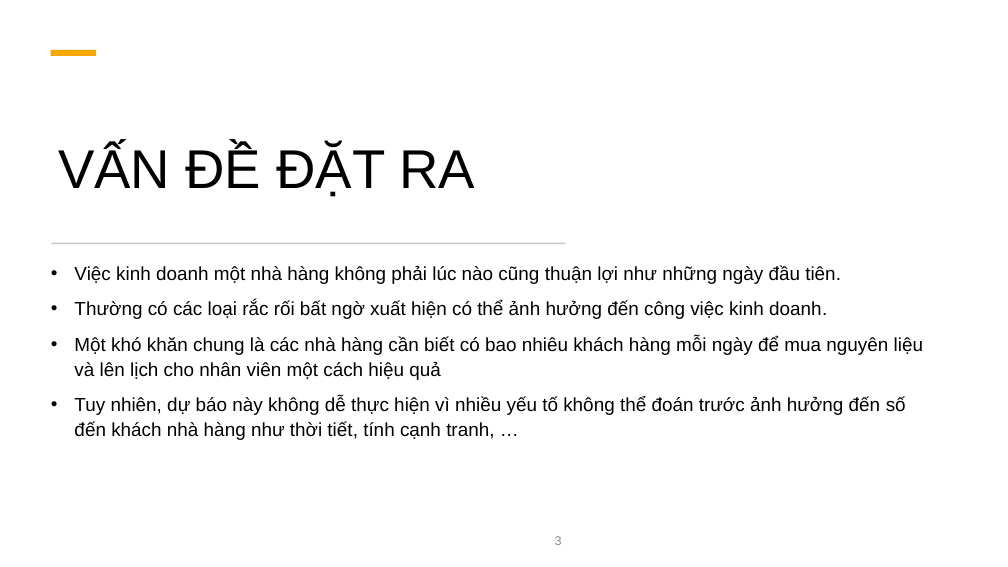
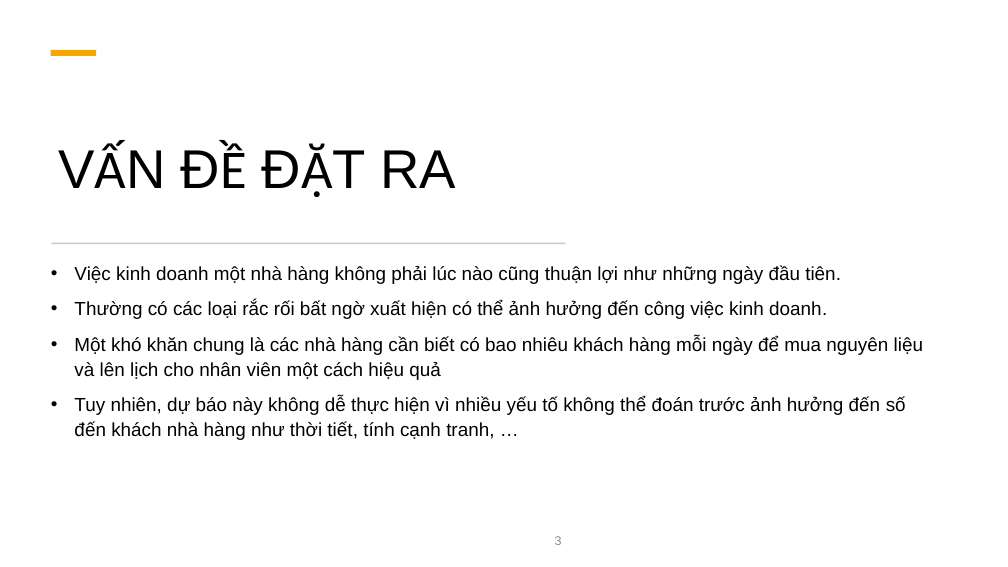
Before and after one commit to pdthuc/Project-Applied_Data_Science, a slide deck: slide 3 of Presentation/GIỚI THIỆU ĐỀ TÀI.pptx. Drawn at 1008x567 pixels with LibreOffice and Linux fonts; fonts in the diff are those of the drawing. Boxes give left, top, right and bottom in pixels: in the first picture for what was removed or moved away, otherwise in the second. Text is boxed around its words. In the diff, an @@ line names an element or a change of style, - is before the commit and + after.

```diff
--- a/Presentation/GIỚI THIỆU ĐỀ TÀI.pptx
+++ b/Presentation/GIỚI THIỆU ĐỀ TÀI.pptx
@@ title "VẤN ĐỀ ĐẶT RA" at (58, 145, 456, 197): font Arial to Calibri in "VẤN ĐỀ ĐẶT" @@
```
Also in this commit, not shown: 4 other slides changed, 8 slides added, 1 slide removed.
